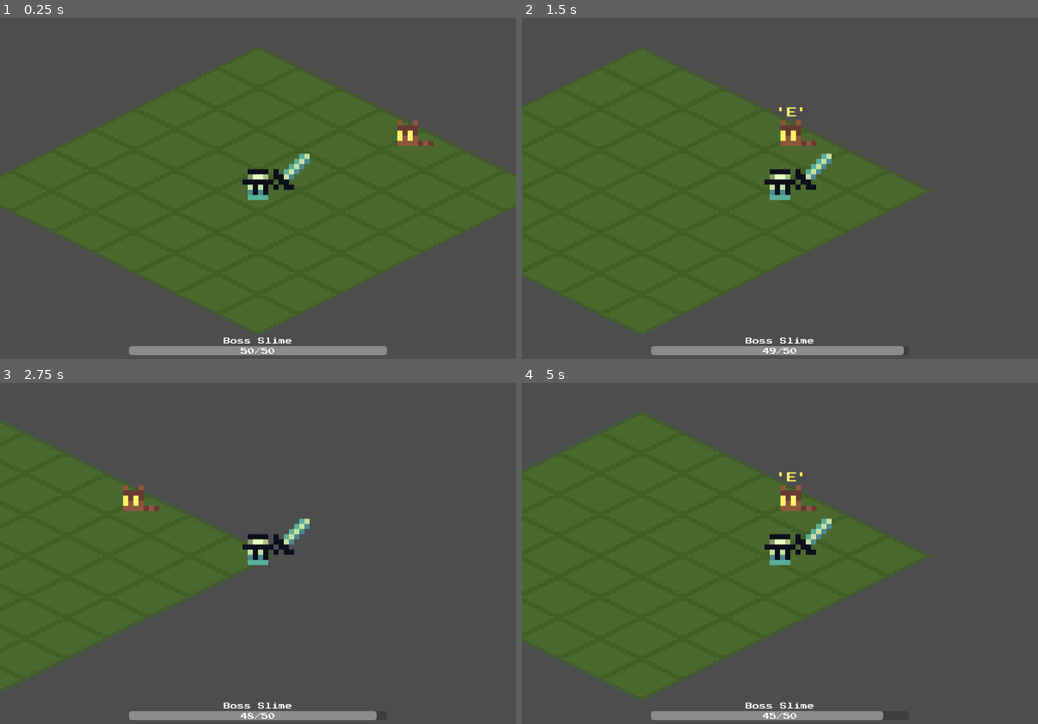
Above: before the commit, frames 1-4 (two rows, left to right).
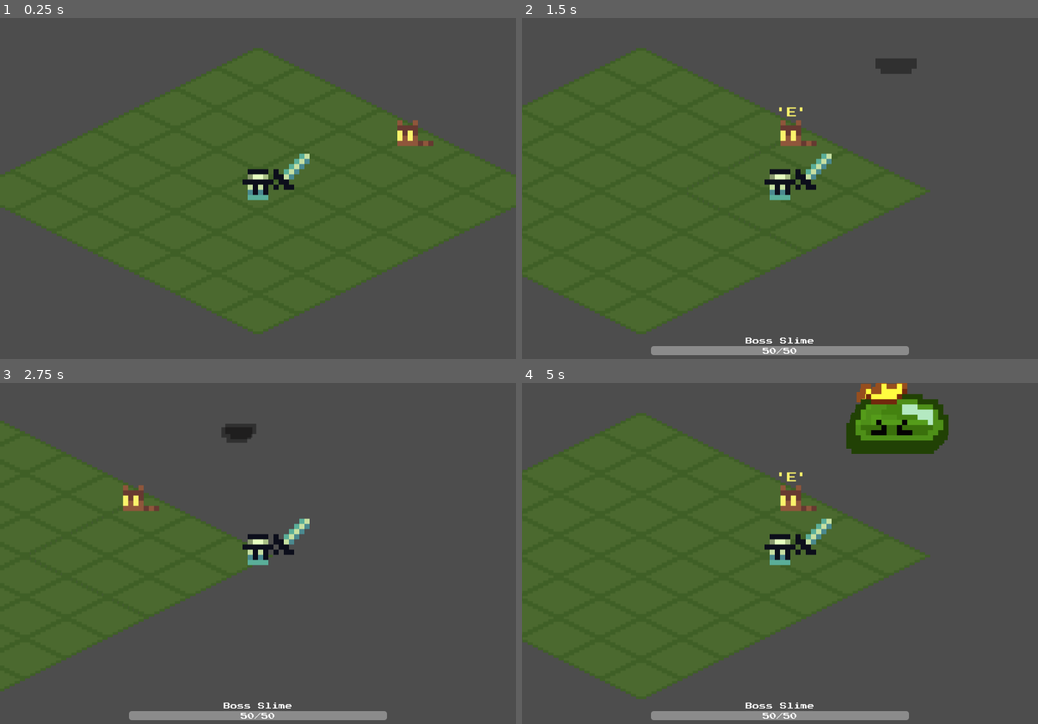
Above: after the commit, the same moments.

Repository: skyegrey/youtube-game
Game: Godot game, scene res://Scenes/main.tscn
Two runs of this game, one before a commit and one after it. Both use one fixed random seed, a clock stepped at 60 frames per second and the inputs below.
Inputs (mouse positions are in pixels of both pictures, inside the frame that each line leads up to):
- Up to frame 1 (0.25 s): no input
- Up to frame 2 (1.5 s): tap Enter at 0.5 s; move the mouse to (893, 171) at 0.52 s; hold Right (ui_right) 0.53-1.25 s; tap B (ui_spawn_boss, bound only after the commit) at 0.6 s; click (893, 171) at 0.67 s; drag from (676, 205) to (795, 137) at 1.27 s
- Up to frame 3 (2.75 s): move the mouse to (309, 478) at 2.02 s; hold Right (ui_right) from 2.03 s (still down); tap B (ui_spawn_boss, bound only after the commit) at 2.1 s
- Up to frame 4 (5 s): release Right (ui_right) at 2.75 s; drag from (754, 625) to (625, 502) at 2.77 s; move the mouse to (934, 604) at 3.52 s; hold Left (ui_left) 3.53-4.25 s; tap B (ui_spawn_boss, bound only after the commit) at 3.6 s; drag from (625, 502) to (702, 468) at 4.27 s

The runs differ from the first frame. In frame 1, 1.4% of the frame differs, in the area x 25-75%, y 93-99%; in frame 2, 0.4%; in frame 3, 0.4%; in frame 4, 3.6%, in the area x 46-83%, y 0-99%.

Commit message:
Boss spawn debug key, turned to prefab. Idle animation updated

Diff:
--- a/godot/Scenes/main.tscn
+++ b/godot/Scenes/main.tscn
@@ -1,17 +1,15 @@
-[gd_scene load_steps=40 format=4 uid="uid://c7pwekakxgqp0"]
+[gd_scene load_steps=23 format=4 uid="uid://c7pwekakxgqp0"]
 
 [ext_resource type="Script" uid="uid://cm6f7nmyhwfx2" path="res://Scripts/inventory.gd" id="1_d1ilt"]
 [ext_resource type="Texture2D" uid="uid://cq0t33cutoal2" path="res://Assets/Sprite-0001.png" id="1_jjvhh"]
 [ext_resource type="Script" uid="uid://ckayu2pxf1dpb" path="res://Scripts/character_body_2d.gd" id="2_kry3j"]
 [ext_resource type="Texture2D" uid="uid://bpeahdbif3sor" path="res://Assets/NPCs/raccoon.png" id="3_6iyac"]
 [ext_resource type="Texture2D" uid="uid://n73hm0gr2uum" path="res://Assets/little-guy.png" id="3_21xkr"]
-[ext_resource type="Script" uid="uid://bhik3tkdp5kx7" path="res://Scenes/raccoon_npc.gd" id="3_fdnlq"]
-[ext_resource type="Script" uid="uid://dkypki612pnwx" path="res://Scenes/slime_boss.gd" id="3_k12tt"]
-[ext_resource type="Texture2D" uid="uid://c0um5xrmgx278" path="res://Assets/SlimeBoss/idle.png" id="3_wsu2k"]
+[ext_resource type="Script" uid="uid://bhik3tkdp5kx7" path="res://Scripts/raccoon_npc.gd" id="3_fdnlq"]
+[ext_resource type="Script" uid="uid://dv5jduw5gsv2b" path="res://Scripts/enemies.gd" id="3_h1bgf"]
 [ext_resource type="Texture2D" uid="uid://ch64oes5c8guc" path="res://Assets/Items/proximity-bananas-fedora.png" id="4_6bp64"]
 [ext_resource type="Texture2D" uid="uid://clv4ir2h1nr27" path="res://Assets/UI/modal-background.png" id="5_6bp64"]
 [ext_resource type="Script" uid="uid://bqj3ryl6tvutp" path="res://Scripts/ui.gd" id="5_344ge"]
-[ext_resource type="Texture2D" uid="uid://bmvyq7r2yp3po" path="res://Assets/SlimeBoss/sprite-sheet-full.png" id="5_b3802"]
 [ext_resource type="Texture2D" uid="uid://bgkv2ibpodqlb" path="res://Assets/UI/grey_panel.png" id="5_kry3j"]
 [ext_resource type="AudioStream" uid="uid://bkk6r8swua1dq" path="res://Assets/sfx/UI Button 1.mp3" id="6_jkdf5"]
 [ext_resource type="Script" uid="uid://be0qyan071tri" path="res://Scripts/inventory_control.gd" id="7_ynf5e"]
@@ -38,122 +36,6 @@
 streams_count = 1
 stream_0/stream = ExtResource("6_jkdf5")
 
-[sub_resource type="AtlasTexture" id="AtlasTexture_k12tt"]
-atlas = ExtResource("3_wsu2k")
-region = Rect2(0, 0, 32, 32)
-
-[sub_resource type="AtlasTexture" id="AtlasTexture_fevyy"]
-atlas = ExtResource("5_b3802")
-region = Rect2(0, 0, 32, 64)
-
-[sub_resource type="AtlasTexture" id="AtlasTexture_hibaj"]
-atlas = ExtResource("5_b3802")
-region = Rect2(32, 0, 32, 64)
-
-[sub_resource type="AtlasTexture" id="AtlasTexture_pdsj5"]
-atlas = ExtResource("5_b3802")
-region = Rect2(64, 0, 32, 64)
-
-[sub_resource type="AtlasTexture" id="AtlasTexture_ee4r6"]
-atlas = ExtResource("5_b3802")
-region = Rect2(96, 0, 32, 64)
-
-[sub_resource type="AtlasTexture" id="AtlasTexture_gt3je"]
-atlas = ExtResource("5_b3802")
-region = Rect2(128, 0, 32, 64)
-
-[sub_resource type="AtlasTexture" id="AtlasTexture_3pmx8"]
-atlas = ExtResource("5_b3802")
-region = Rect2(160, 0, 32, 64)
-
-[sub_resource type="AtlasTexture" id="AtlasTexture_u50mg"]
-atlas = ExtResource("5_b3802")
-region = Rect2(192, 0, 32, 64)
-
-[sub_resource type="AtlasTexture" id="AtlasTexture_cbgmd"]
-atlas = ExtResource("5_b3802")
-region = Rect2(224, 0, 32, 64)
-
-[sub_resource type="AtlasTexture" id="AtlasTexture_1w6v2"]
-atlas = ExtResource("5_b3802")
-region = Rect2(256, 0, 32, 64)
-
-[sub_resource type="AtlasTexture" id="AtlasTexture_ueoa1"]
-atlas = ExtResource("5_b3802")
-region = Rect2(288, 0, 32, 64)
-
-[sub_resource type="AtlasTexture" id="AtlasTexture_6vcvc"]
-atlas = ExtResource("5_b3802")
-region = Rect2(320, 0, 32, 64)
-
-[sub_resource type="AtlasTexture" id="AtlasTexture_7k868"]
-atlas = ExtResource("5_b3802")
-region = Rect2(352, 0, 32, 64)
-
-[sub_resource type="AtlasTexture" id="AtlasTexture_hpc6h"]
-atlas = ExtResource("5_b3802")
-region = Rect2(384, 0, 32, 64)
-
-[sub_resource type="SpriteFrames" id="SpriteFrames_h1bgf"]
-animations = [{
-"frames": [{
-"duration": 1.0,
-"texture": SubResource("AtlasTexture_k12tt")
-}],
-"loop": true,
-"name": &"idle",
-"speed": 5.0
-}, {
-"frames": [{
-"duration": 1.0,
-"texture": SubResource("AtlasTexture_fevyy")
-}, {
-"duration": 1.0,
-"texture": SubResource("AtlasTexture_hibaj")
-}, {
-"duration": 1.0,
-"texture": SubResource("AtlasTexture_pdsj5")
-}, {
-"duration": 1.0,
-"texture": SubResource("AtlasTexture_ee4r6")
-}, {
-"duration": 1.0,
-"texture": SubResource("AtlasTexture_gt3je")
-}, {
-"duration": 1.0,
-"texture": SubResource("AtlasTexture_3pmx8")
-}, {
-"duration": 1.0,
-"texture": SubResource("AtlasTexture_u50mg")
-}, {
-"duration": 1.0,
-"texture": SubResource("AtlasTexture_cbgmd")
-}, {
-"duration": 1.0,
-"texture": SubResource("AtlasTexture_1w6v2")
-}],
-"loop": true,
-"name": &"moving",
-"speed": 9.0
-}, {
-"frames": [{
-"duration": 1.0,
-"texture": SubResource("AtlasTexture_ueoa1")
-}, {
-"duration": 1.0,
-"texture": SubResource("AtlasTexture_6vcvc")
-}, {
-"duration": 1.0,
-"texture": SubResource("AtlasTexture_7k868")
-}, {
-"duration": 1.0,
-"texture": SubResource("AtlasTexture_hpc6h")
-}],
-"loop": false,
-"name": &"stuned",
-"speed": 9.0
-}]
-
 [sub_resource type="CircleShape2D" id="CircleShape2D_fdnlq"]
 radius = 16.0
 
@@ -172,6 +54,9 @@
 scale = Vector2(2, 2)
 tile_map_data = PackedByteArray("AAD+/wAAAQAAAAAAAAD+////AQAAAAAAAAD/////AQAAAAAAAAAAAP//AQAAAAAAAAAAAAAAAQAAAAAAAAAAAA …(704 unchanged characters)…
 tile_set = SubResource("TileSet_h2yge")
+
+[node name="Enemies" type="Node2D" parent="."]
+script = ExtResource("3_h1bgf")
 
 [node name="RaccoonNPC" type="Node2D" parent="."]
 position = Vector2(120, -42)
@@ -234,24 +119,6 @@
 [node name="AudioStreamPlayer2D" type="AudioStreamPlayer2D" parent="RaccoonNPC"]
 stream = SubResource("AudioStreamRandomizer_wsu2k")
 
-[node name="SlimeBoss" type="Node2D" parent="."]
-y_sort_enabled = true
-position = Vector2(80, -183)
-script = ExtResource("3_k12tt")
-
-[node name="AnimatedSprite2D" type="AnimatedSprite2D" parent="SlimeBoss"]
-scale = Vector2(4, 4)
-sprite_frames = SubResource("SpriteFrames_h1bgf")
-animation = &"stuned"
-autoplay = "idle"
-frame = 3
-frame_progress = 1.0
-offset = Vector2(0, -19)
-metadata/_edit_lock_ = true
-
-[node name="Timer" type="Timer" parent="SlimeBoss"]
-autostart = true
-
 [node name="PlayerCharacter" type="CharacterBody2D" parent="."]
 y_sort_enabled = true
 collision_mask = 2
--- /dev/null
+++ b/godot/Scenes/slime_boss.tscn
@@ -0,0 +1,143 @@
+[gd_scene load_steps=20 format=3 uid="uid://ds8n7330vwr4l"]
+
+[ext_resource type="Script" uid="uid://dkypki612pnwx" path="res://Scripts/slime_boss.gd" id="1_oq4ak"]
+[ext_resource type="Texture2D" uid="uid://cafck3hon1bxh" path="res://Assets/SlimeBoss/idle-sheet.png" id="2_oq4ak"]
+[ext_resource type="Texture2D" uid="uid://bmvyq7r2yp3po" path="res://Assets/SlimeBoss/sprite-sheet-full.png" id="3_i21p6"]
+
+[sub_resource type="AtlasTexture" id="AtlasTexture_7c8ib"]
+atlas = ExtResource("2_oq4ak")
+region = Rect2(0, 0, 32, 64)
+
+[sub_resource type="AtlasTexture" id="AtlasTexture_i21p6"]
+atlas = ExtResource("2_oq4ak")
+region = Rect2(32, 0, 32, 64)
+
+[sub_resource type="AtlasTexture" id="AtlasTexture_fevyy"]
+atlas = ExtResource("3_i21p6")
+region = Rect2(0, 0, 32, 64)
+
+[sub_resource type="AtlasTexture" id="AtlasTexture_hibaj"]
+atlas = ExtResource("3_i21p6")
+region = Rect2(32, 0, 32, 64)
+
+[sub_resource type="AtlasTexture" id="AtlasTexture_pdsj5"]
+atlas = ExtResource("3_i21p6")
+region = Rect2(64, 0, 32, 64)
+
+[sub_resource type="AtlasTexture" id="AtlasTexture_ee4r6"]
+atlas = ExtResource("3_i21p6")
+region = Rect2(96, 0, 32, 64)
+
+[sub_resource type="AtlasTexture" id="AtlasTexture_gt3je"]
+atlas = ExtResource("3_i21p6")
+region = Rect2(128, 0, 32, 64)
+
+[sub_resource type="AtlasTexture" id="AtlasTexture_3pmx8"]
+atlas = ExtResource("3_i21p6")
+region = Rect2(160, 0, 32, 64)
+
+[sub_resource type="AtlasTexture" id="AtlasTexture_u50mg"]
+atlas = ExtResource("3_i21p6")
+region = Rect2(192, 0, 32, 64)
+
+[sub_resource type="AtlasTexture" id="AtlasTexture_cbgmd"]
+atlas = ExtResource("3_i21p6")
+region = Rect2(224, 0, 32, 64)
+
+[sub_resource type="AtlasTexture" id="AtlasTexture_1w6v2"]
+atlas = ExtResource("3_i21p6")
+region = Rect2(256, 0, 32, 64)
+
+[sub_resource type="AtlasTexture" id="AtlasTexture_ueoa1"]
+atlas = ExtResource("3_i21p6")
+region = Rect2(288, 0, 32, 64)
+
+[sub_resource type="AtlasTexture" id="AtlasTexture_6vcvc"]
+atlas = ExtResource("3_i21p6")
+region = Rect2(320, 0, 32, 64)
+
+[sub_resource type="AtlasTexture" id="AtlasTexture_7k868"]
+atlas = ExtResource("3_i21p6")
+region = Rect2(352, 0, 32, 64)
+
+[sub_resource type="AtlasTexture" id="AtlasTexture_hpc6h"]
+atlas = ExtResource("3_i21p6")
+region = Rect2(384, 0, 32, 64)
+
+[sub_resource type="SpriteFrames" id="SpriteFrames_h1bgf"]
+animations = [{
+"frames": [{
+"duration": 1.0,
+"texture": SubResource("AtlasTexture_7c8ib")
+}, {
+"duration": 1.0,
+"texture": SubResource("AtlasTexture_i21p6")
+}],
+"loop": true,
+"name": &"idle",
+"speed": 5.0
+}, {
+"frames": [{
+"duration": 1.0,
+"texture": SubResource("AtlasTexture_fevyy")
+}, {
+"duration": 1.0,
+"texture": SubResource("AtlasTexture_hibaj")
+}, {
+"duration": 1.0,
+"texture": SubResource("AtlasTexture_pdsj5")
+}, {
+"duration": 1.0,
+"texture": SubResource("AtlasTexture_ee4r6")
+}, {
+"duration": 1.0,
+"texture": SubResource("AtlasTexture_gt3je")
+}, {
+"duration": 1.0,
+"texture": SubResource("AtlasTexture_3pmx8")
+}, {
+"duration": 1.0,
+"texture": SubResource("AtlasTexture_u50mg")
+}, {
+"duration": 1.0,
+"texture": SubResource("AtlasTexture_cbgmd")
+}, {
+"duration": 1.0,
+"texture": SubResource("AtlasTexture_1w6v2")
+}],
+"loop": true,
+"name": &"moving",
+"speed": 9.0
+}, {
+"frames": [{
+"duration": 1.0,
+"texture": SubResource("AtlasTexture_ueoa1")
+}, {
+"duration": 1.0,
+"texture": SubResource("AtlasTexture_6vcvc")
+}, {
+"duration": 1.0,
+"texture": SubResource("AtlasTexture_7k868")
+}, {
+"duration": 1.0,
+"texture": SubResource("AtlasTexture_hpc6h")
+}],
+"loop": false,
+"name": &"stuned",
+"speed": 9.0
+}]
+
+[node name="SlimeBoss" type="Node2D"]
+y_sort_enabled = true
+script = ExtResource("1_oq4ak")
+
+[node name="AnimatedSprite2D" type="AnimatedSprite2D" parent="."]
+scale = Vector2(4, 4)
+sprite_frames = SubResource("SpriteFrames_h1bgf")
+animation = &"moving"
+autoplay = "idle"
+offset = Vector2(0, -19)
+metadata/_edit_lock_ = true
+
+[node name="Timer" type="Timer" parent="."]
+autostart = true
--- a/godot/Scripts/boss_info_controll.gd
+++ b/godot/Scripts/boss_info_controll.gd
@@ -1,6 +1,4 @@
 class_name BossInfoControl extends MarginContainer
-
-@onready var slime_boss = $"../../../SlimeBoss"
 
 # Child References
 @onready var hp_bar: ProgressBar = $VBoxContainer/HPBar
@@ -8,9 +6,6 @@
 
 # State
 @onready var current_boss: Node2D
-
-func _ready():
-	set_as_current_boss(slime_boss)
 
 func set_as_current_boss(boss_enemy: Node2D):
 	visible = true
--- /dev/null
+++ b/godot/Scripts/enemies.gd
@@ -0,0 +1,14 @@
+class_name Enemies extends Node2D
+
+@onready var player_character = $"../PlayerCharacter"
+@onready var boss_info_control: BossInfoControl = $"../UILayer/UI/BossInfoControl"
+
+const SLIME_BOSS = preload("res://Scenes/slime_boss.tscn")
+
+func _process(delta):
+	if Input.is_action_just_pressed("ui_spawn_boss"):
+		var slime_boss: SlimeBoss = SLIME_BOSS.instantiate()
+		slime_boss.player_character = player_character
+		slime_boss.position = Vector2(200, -100)
+		add_child(slime_boss)
+		boss_info_control.set_as_current_boss(slime_boss)
--- a/godot/Scenes/slime_boss.gd
+++ b/godot/Scripts/slime_boss.gd
@@ -2,9 +2,8 @@
 
 enum States {IDLE, MOVING, STUNNED}
 
-
-# Scene reference -- CURRENTLY ILLEGAL
-@onready var player_character = $"../PlayerCharacter"
+# Scene references
+@onready var player_character: PlayerCharacter
 
 # Child Refs
 @onready var timer = $Timer
@@ -23,7 +22,6 @@
 
 func _ready():
 	current_hp = max_hp
-	timer.timeout.connect(_take_damage.bind(1))
 
 func _take_damage(damage_amount: int):
 	current_hp -= damage_amount
--- a/godot/project.godot
+++ b/godot/project.godot
@@ -77,6 +77,11 @@
 "events": [Object(InputEventKey,"resource_local_to_scene":false,"resource_name":"","device":-1,"window_id":0,"alt_press …(192 unchanged characters)…
 ]
 }
+ui_spawn_boss={
+"deadzone": 0.2,
+"events": [Object(InputEventKey,"resource_local_to_scene":false,"resource_name":"","device":-1,"window_id":0,"alt_pressed":false,"shift_pressed":false,"ctrl_pressed":false,"meta_pressed":false,"pressed":false,"keycode":0,"physical_keycode":66,"key_label":0,"unicode":98,"location":0,"echo":false,"script":null)
+]
+}
 
 [layer_names]
 
Binary file added: godot/Assets/SlimeBoss/idle-sheet.png
Not shown, added: godot/Assets/SlimeBoss/idle-sheet.png.import
Not shown, added: godot/Scripts/enemies.gd.uid
Renamed: godot/Scenes/raccoon_npc.gd -> godot/Scripts/raccoon_npc.gd
Renamed: godot/Scenes/raccoon_npc.gd.uid -> godot/Scripts/raccoon_npc.gd.uid
Renamed: godot/Scenes/slime_boss.gd.uid -> godot/Scripts/slime_boss.gd.uid
